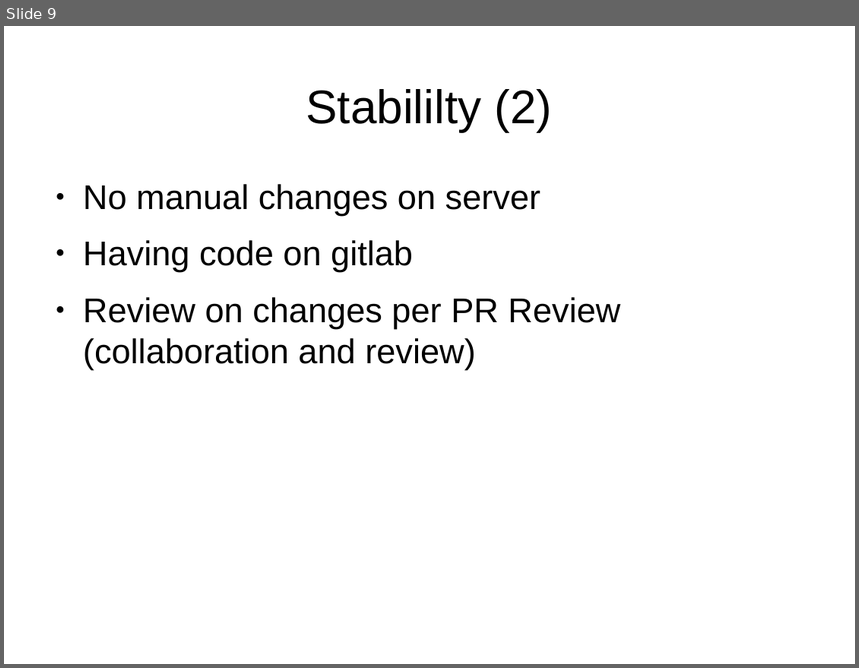
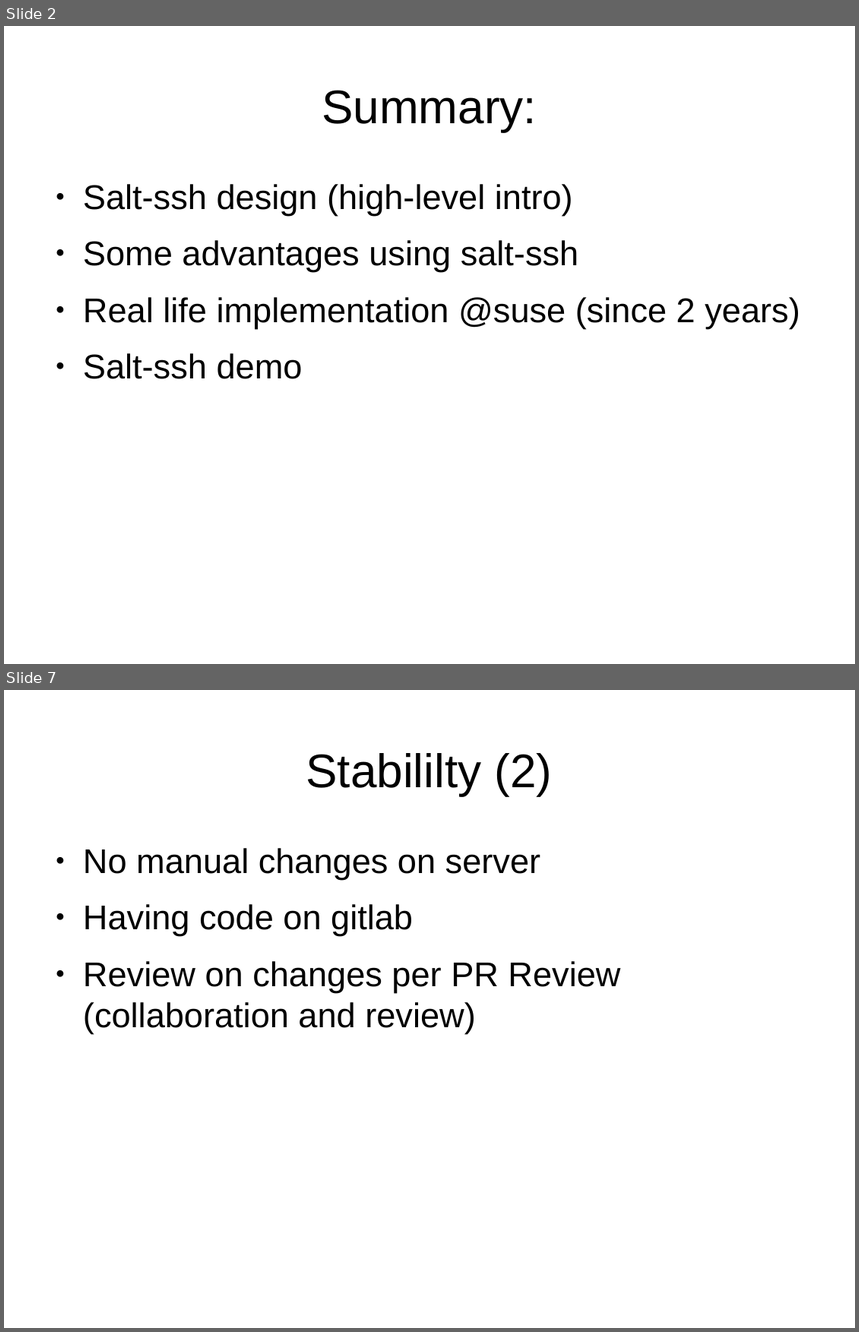
Before and after one commit to MalloZup/presentations, a slide deck: 2018/salt-ssh/salt-ssh.odp. Shown one above the other, each under a label of ours: slide 9 before the commit, slides 2 and 7 after it; the slides between them are not shown. The pictures are 859x668 and 859x1332 pixels, drawn with LibreOffice and Linux fonts; fonts in the diff are those of the drawing. Boxes give left, top, right and bottom in pixels: in the first picture for what was removed or moved away, otherwise in the second. Text is boxed around its words. In the diff, an @@ line names an element or a change of style, - is before the commit and + after.

```diff
--- a/2018/salt-ssh/salt-ssh.odp
+++ b/2018/salt-ssh/salt-ssh.odp
@@ slide 2 added at bbox=[4, 26, 855, 664], background #FFFFFF @@
@@ title added at bbox=[322, 90, 537, 132], 44 pt, text #000000 @@
+Summary:
@@ text added at bbox=[83, 184, 800, 379], 32 pt, text #000000 @@
+● Salt-ssh design (high-level intro)
+● Some advantages using salt-ssh
+● Real life implementation @suse (since 2 years)
+● Salt-ssh demo
@@ what was slide 9 is now slide 7 @@
```
Also in this commit, not shown: 6 slides changed, 6 other slides added, 5 slides removed.
